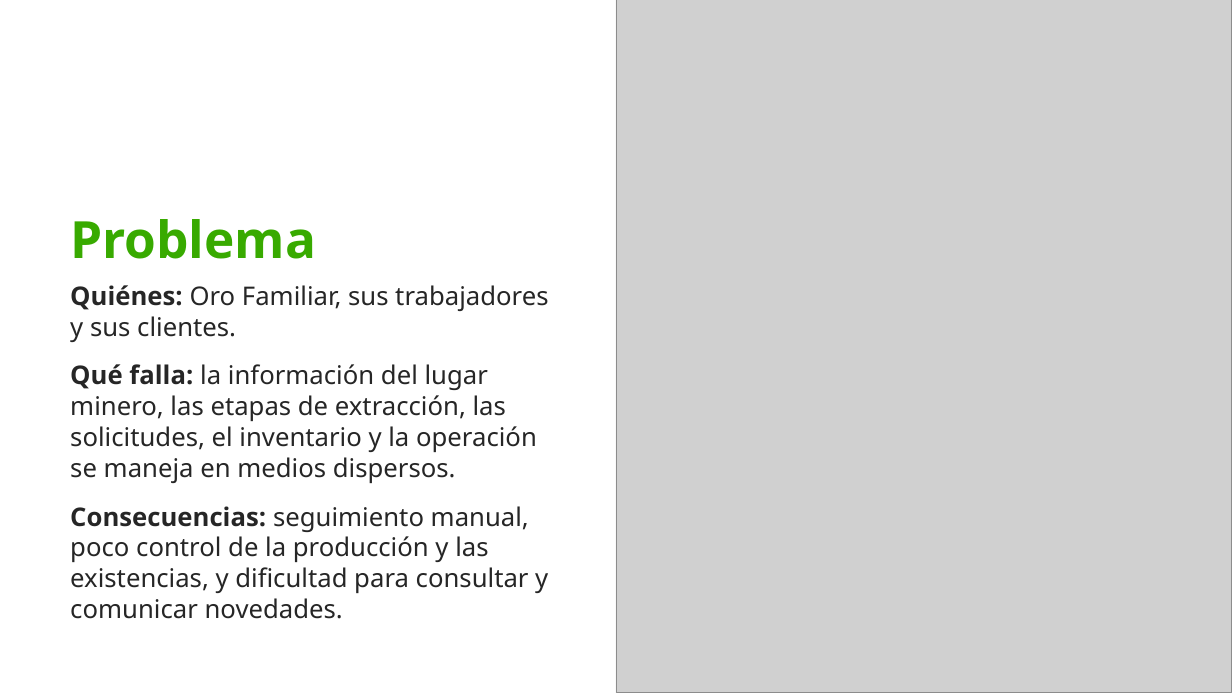
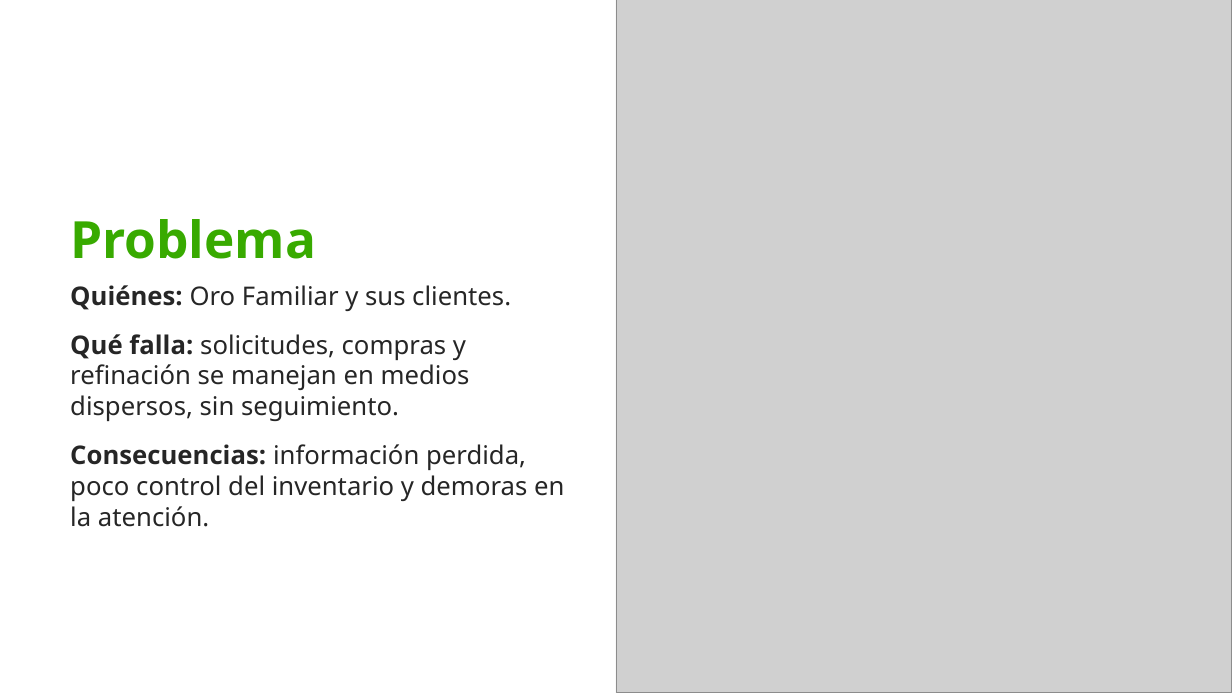
Before and after one commit to JesusArturoRincon21/Proyecto-Sena, a slide deck: slide 2 of docs/presentacion/Yesids_Treasure_Pitch.pptx. Drawn at 1232x693 pixels with LibreOffice and Linux fonts; fonts in the diff are those of the drawing; grey boxes stand for pictures; background and template pictures are left out. Boxes give left, top, right and bottom in pixels: in the first picture for what was removed or moved away, otherwise in the second. Text is boxed around its words. In the diff, an @@ line names an element or a change of style, - is before the commit and + after.

```diff
--- a/docs/presentacion/Yesids_Treasure_Pitch.pptx
+++ b/docs/presentacion/Yesids_Treasure_Pitch.pptx
@@ text at [70,285,564,527]: text changed @@
-Quiénes: Oro Familiar, sus trabajadores y sus clientes.
-Qué falla: la información del lugar minero, las etapas de extracción, las solicitudes, el inventario y la operación se maneja en medios dispersos.
-Consecuencias: seguimiento manual, poco control de la producción y las existencias, y dificultad para consultar y comunicar novedades.
+Quiénes: Oro Familiar y sus clientes.
+Qué falla: solicitudes, compras y refinación se manejan en medios dispersos, sin seguimiento.
+Consecuencias: información perdida, poco control del inventario y demoras en la atención.
```
Also in this commit, not shown: 10 other slides changed, 1 slide added, 1 slide removed, 9 other files.
